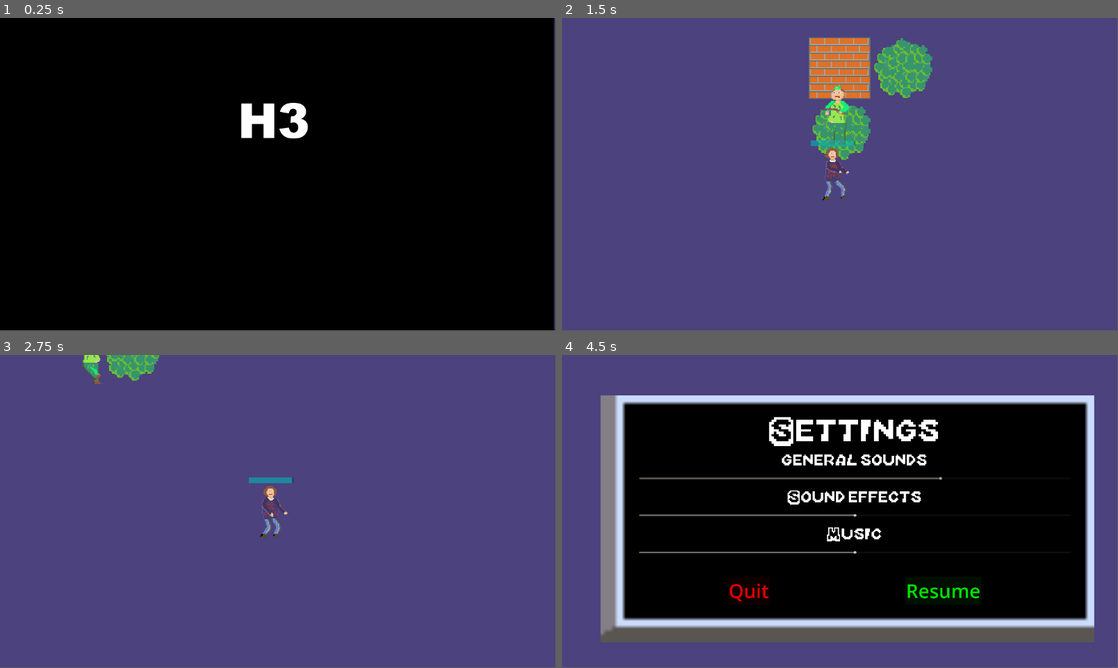
Above: before the commit, frames 1-4 (two rows, left to right).
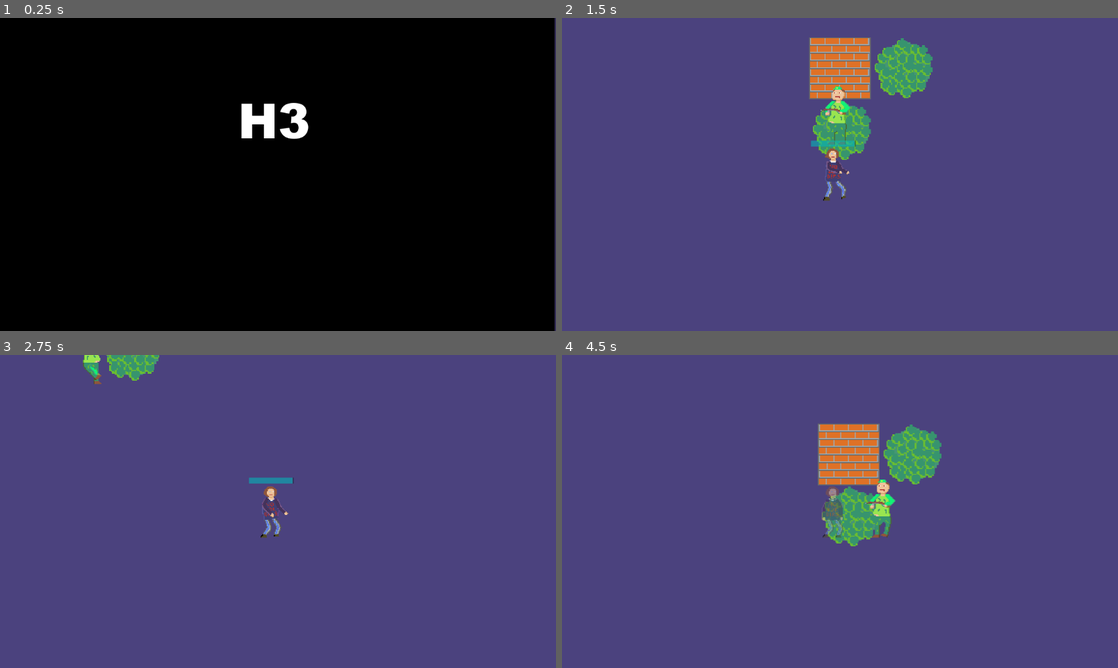
Above: after the commit, the same moments.

Repository: H3LL0U/Shadow-game-prjct
Game: Godot game, scene res://objects/levels/start_credits.tscn
The game is run twice, just before and just after one commit, with the same random seed, the same clock (stepped at 60 frames per second) and the same inputs.
Inputs (mouse positions are in pixels of both pictures, inside the frame that each line leads up to):
- Up to frame 1 (0.25 s): no input
- Up to frame 2 (1.5 s): tap Enter at 0.5 s; move the mouse to (962, 158) at 0.52 s; hold Right (move_right) 0.53-1.28 s; tap Space (next) at 0.6 s; move the mouse to (728, 190) at 1.27 s; hold S (move_down) from 1.28 s (still down); tap Shift (sprint) at 1.35 s
- Up to frame 3 (2.75 s): move the mouse to (333, 442) at 2.02 s; release S (move_down) at 2.03 s; hold Right (move_right) from 2.03 s (still down); tap E (use) at 2.1 s
- Up to frame 4 (4.5 s): move the mouse to (812, 574) at 2.77 s; release Right (move_right) at 2.78 s; hold Up (move_up) 2.78-3.53 s; tap Mouse wheel up (zoom_in) at 2.85 s; move the mouse to (1006, 558) at 3.52 s; hold A (move_left) 3.53-4.25 s; tap Mouse wheel down (zoom_out) at 3.6 s; tap Escape (settings_open) at 4.15 s; click (767, 561) at 4.25 s, where only the run after the commit has a clickable "Retry"
In our replay, the window is 799x449 before the commit and 800x450 after it. These sizes can differ from the game's own. Grey fills any space a smaller window leaves; there, only what the larger window draws over its background counts as a difference.

The runs differ from the first frame. In frame 1, 0.5% of the frame differs, in the area x 43-100%, y 0-100%; in frame 2, 1.0%; in frame 3, 0.2%; in frame 4, 70%, in the area x 6-96%, y 12-92%.

Commit message:
lvl selection added

Diff:
--- a/Scripts/Character Scripts/main_character.gd
+++ b/Scripts/Character Scripts/main_character.gd
@@ -27,6 +27,7 @@
 	is_dead = true
 	#get_tree().reload_current_scene()
 	$animation.play("surrender")
+	$"main camera/death_window".visible = true
 
 func _physics_process(delta: float) -> void:
 	# Running logic
--- /dev/null
+++ b/Scripts/UI scripts/death_window.gd
@@ -0,0 +1,9 @@
+extends Node2D
+
+
+func _on_reset_pressed():
+	get_tree().reload_current_scene()
+
+
+func _on_quit_pressed():
+	get_tree().change_scene_to_file("res://objects/levels/main_menu.tscn")
--- /dev/null
+++ b/Scripts/UI scripts/level_select_btn.gd
@@ -0,0 +1,20 @@
+extends Button
+
+var locked = true
+@export var lvl_num = 1
+@onready var settings_vars = get_node("/root/SettingsVars")
+func _ready():
+	if settings_vars.max_lvl_reached+1>=lvl_num:
+		locked = false
+	else:
+		locked = true
+	if not locked:
+		$lock.visible = false
+	$".".text = str(lvl_num)
+
+
+
+
+func _on_pressed():
+	if not locked:
+		get_tree().change_scene_to_file("res://objects/levels/level_"+str(lvl_num)+".tscn")
--- /dev/null
+++ b/Scripts/UI scripts/level_selector.gd
@@ -0,0 +1,8 @@
+extends Node2D
+
+
+
+
+
+func _on_close_pressed():
+	visible = false
--- a/Scripts/level scripts/main menu UI.gd
+++ b/Scripts/level scripts/main menu UI.gd
@@ -1,18 +1,13 @@
 extends Control
 
-
+@onready var settings_vars = get_node("/root/SettingsVars")
 # Called when the node enters the scene tree for the first time.
 func _ready():
 	$VBoxContainer/Play.grab_focus()
 
 
-# Called every frame. 'delta' is the elapsed time since the previous frame.
-func _process(delta):
-	pass
-
-
 func _on_button_pressed():
-	get_tree().change_scene_to_file("res://objects/levels/main_vilage.tscn")
+	get_tree().change_scene_to_file("res://objects/levels/level_"+str(settings_vars.max_lvl_reached+1)+".tscn")
 
 
 func _on_quit_pressed():
@@ -21,3 +16,7 @@
 
 func _on_settings_pressed():
 	$"../settings".visible = true
+
+
+func _on_levels_pressed():
+	$"../levels_menu".visible = true
--- a/Scripts/setting vars/settings_vars.gd
+++ b/Scripts/setting vars/settings_vars.gd
@@ -1,5 +1,5 @@
 extends Node
-
+#volume settings
 var db_general = 70
 var db_sfx = 50
 var db_music = 50
@@ -10,3 +10,6 @@
 
 var min_db_music = -30
 var min_db_sfx = -30
+
+#level settings
+var max_lvl_reached = 0
--- /dev/null
+++ b/objects/UI/death_window.tscn
@@ -0,0 +1,54 @@
+[gd_scene load_steps=4 format=3 uid="uid://dcar1psjn671f"]
+
+[ext_resource type="Script" path="res://Scripts/UI scripts/death_window.gd" id="1_mihcu"]
+[ext_resource type="Texture2D" uid="uid://bb3cwv6swlqnc" path="res://assets/sprites/UI/screen.png" id="2_w8rlo"]
+[ext_resource type="FontFile" uid="uid://dm4canr8av6iq" path="res://assets/fonts/Mario-Kart-DS.ttf" id="3_ckoba"]
+
+[node name="death_window" type="Node2D"]
+z_index = 3
+script = ExtResource("1_mihcu")
+
+[node name="Sprite2D" type="Sprite2D" parent="."]
+position = Vector2(571, 317)
+scale = Vector2(7, 7)
+texture = ExtResource("2_w8rlo")
+
+[node name="Label" type="Label" parent="."]
+offset_left = 56.0
+offset_top = 130.0
+offset_right = 10888.0
+offset_bottom = 2380.0
+scale = Vector2(0.1, 0.1)
+theme_override_fonts/font = ExtResource("3_ckoba")
+theme_override_font_sizes/font_size = 1000
+text = "You have been
+ spotted"
+horizontal_alignment = 1
+vertical_alignment = 1
+
+[node name="reset" type="Button" parent="."]
+process_priority = 3
+modulate = Color(0, 1, 0, 1)
+offset_left = 279.0
+offset_top = 383.0
+offset_right = 675.001
+offset_bottom = 528.0
+scale = Vector2(0.5, 0.5)
+theme_override_font_sizes/font_size = 100
+action_mode = 0
+text = "Retry
+"
+
+[node name="quit" type="Button" parent="."]
+process_priority = 3
+self_modulate = Color(1, 0, 0, 1)
+offset_left = 739.0
+offset_top = 386.0
+offset_right = 956.0
+offset_bottom = 531.0
+scale = Vector2(0.5, 0.5)
+theme_override_font_sizes/font_size = 100
+text = "Quit"
+
+[connection signal="pressed" from="reset" to="." method="_on_reset_pressed"]
+[connection signal="pressed" from="quit" to="." method="_on_quit_pressed"]
--- /dev/null
+++ b/objects/UI/level_select_btn.tscn
@@ -0,0 +1,20 @@
+[gd_scene load_steps=3 format=3 uid="uid://urwipf16jx2m"]
+
+[ext_resource type="Script" path="res://Scripts/UI scripts/level_select_btn.gd" id="1_u7316"]
+[ext_resource type="Texture2D" uid="uid://dtlnfc3lrmffd" path="res://assets/sprites/UI/lock_with_chains.png" id="2_q4dq0"]
+
+[node name="level_select_btn" type="Button"]
+offset_left = 202.0
+offset_top = 118.0
+offset_right = 289.0
+offset_bottom = 198.0
+theme_override_font_sizes/font_size = 50
+text = "1"
+script = ExtResource("1_u7316")
+
+[node name="lock" type="Sprite2D" parent="."]
+position = Vector2(44, 41)
+scale = Vector2(0.13, 0.13)
+texture = ExtResource("2_q4dq0")
+
+[connection signal="pressed" from="." to="." method="_on_pressed"]
--- /dev/null
+++ b/objects/UI/level_selector.tscn
@@ -0,0 +1,153 @@
+[gd_scene load_steps=4 format=3 uid="uid://crncd6vvj37m"]
+
+[ext_resource type="Script" path="res://Scripts/UI scripts/level_selector.gd" id="1_2o6k6"]
+[ext_resource type="Texture2D" uid="uid://bb3cwv6swlqnc" path="res://assets/sprites/UI/screen.png" id="1_icwjy"]
+[ext_resource type="PackedScene" uid="uid://urwipf16jx2m" path="res://objects/UI/level_select_btn.tscn" id="2_nsbsm"]
+
+[node name="levels_menu" type="Node2D"]
+visible = false
+z_index = 3
+script = ExtResource("1_2o6k6")
+
+[node name="Sprite2D" type="Sprite2D" parent="."]
+position = Vector2(554, 318.5)
+scale = Vector2(7, 8.32813)
+texture = ExtResource("1_icwjy")
+
+[node name="Control" type="Control" parent="."]
+layout_mode = 3
+anchors_preset = 0
+offset_left = 172.0
+offset_top = 85.0
+offset_right = 955.0
+offset_bottom = 505.0
+
+[node name="level_select_btn" parent="Control" instance=ExtResource("2_nsbsm")]
+layout_mode = 0
+offset_left = 50.0
+offset_top = 50.0
+offset_right = 137.0
+offset_bottom = 130.0
+
+[node name="level_select_btn2" parent="Control" instance=ExtResource("2_nsbsm")]
+layout_mode = 0
+offset_left = 200.0
+offset_top = 50.0
+offset_right = 287.0
+offset_bottom = 130.0
+lvl_num = 2
+
+[node name="level_select_btn3" parent="Control" instance=ExtResource("2_nsbsm")]
+layout_mode = 0
+offset_left = 350.0
+offset_top = 50.0
+offset_right = 437.0
+offset_bottom = 130.0
+lvl_num = 3
+
+[node name="level_select_btn4" parent="Control" instance=ExtResource("2_nsbsm")]
+layout_mode = 0
+offset_left = 500.0
+offset_top = 50.0
+offset_right = 587.0
+offset_bottom = 130.0
+lvl_num = 4
+
+[node name="level_select_btn5" parent="Control" instance=ExtResource("2_nsbsm")]
+layout_mode = 0
+offset_left = 650.0
+offset_top = 50.0
+offset_right = 737.0
+offset_bottom = 130.0
+lvl_num = 4
+
+[node name="level_select_btn6" parent="Control" instance=ExtResource("2_nsbsm")]
+layout_mode = 0
+offset_left = 50.0
+offset_top = 169.0
+offset_right = 137.0
+offset_bottom = 249.0
+lvl_num = 5
+
+[node name="level_select_btn7" parent="Control" instance=ExtResource("2_nsbsm")]
+layout_mode = 0
+offset_left = 200.0
+offset_top = 169.0
+offset_right = 287.0
+offset_bottom = 249.0
+lvl_num = 6
+
+[node name="level_select_btn8" parent="Control" instance=ExtResource("2_nsbsm")]
+layout_mode = 0
+offset_left = 350.0
+offset_top = 169.0
+offset_right = 437.0
+offset_bottom = 249.0
+lvl_num = 7
+
+[node name="level_select_btn9" parent="Control" instance=ExtResource("2_nsbsm")]
+layout_mode = 0
+offset_left = 500.0
+offset_top = 169.0
+offset_right = 587.0
+offset_bottom = 249.0
+lvl_num = 8
+
+[node name="level_select_btn10" parent="Control" instance=ExtResource("2_nsbsm")]
+layout_mode = 0
+offset_left = 650.0
+offset_top = 169.0
+offset_right = 737.0
+offset_bottom = 249.0
+lvl_num = 9
+
+[node name="level_select_btn11" parent="Control" instance=ExtResource("2_nsbsm")]
+layout_mode = 0
+offset_left = 50.0
+offset_top = 291.0
+offset_right = 137.0
+offset_bottom = 371.0
+lvl_num = 10
+
+[node name="level_select_btn12" parent="Control" instance=ExtResource("2_nsbsm")]
+layout_mode = 0
+offset_left = 200.0
+offset_top = 291.0
+offset_right = 287.0
+offset_bottom = 371.0
+lvl_num = 11
+
+[node name="level_select_btn13" parent="Control" instance=ExtResource("2_nsbsm")]
+layout_mode = 0
+offset_left = 350.0
+offset_top = 291.0
+offset_right = 437.0
+offset_bottom = 371.0
+lvl_num = 12
+
+[node name="level_select_btn14" parent="Control" instance=ExtResource("2_nsbsm")]
+layout_mode = 0
+offset_left = 500.0
+offset_top = 291.0
+offset_right = 587.0
+offset_bottom = 371.0
+lvl_num = 13
+
+[node name="level_select_btn15" parent="Control" instance=ExtResource("2_nsbsm")]
+layout_mode = 0
+offset_left = 650.0
+offset_top = 291.0
+offset_right = 737.0
+offset_bottom = 371.0
+lvl_num = 14
+
+[node name="close" type="Button" parent="."]
+self_modulate = Color(1, 0, 0, 1)
+offset_left = 930.0
+offset_top = 70.0
+offset_right = 986.0
+offset_bottom = 118.0
+theme_override_font_sizes/font_size = 30
+text = "X"
+
+[connection signal="pressed" from="close" to="." method="_on_close_pressed"]
--- a/objects/characters/main_character.tscn
+++ b/objects/characters/main_character.tscn
@@ -1,10 +1,11 @@
-[gd_scene load_steps=13 format=3 uid="uid://d1o4khlfib6yy"]
+[gd_scene load_steps=14 format=3 uid="uid://d1o4khlfib6yy"]
 
 [ext_resource type="Script" path="res://Scripts/Character Scripts/main_character.gd" id="1_a376k"]
 [ext_resource type="Script" path="res://Scripts/main camera.gd" id="3_igm6f"]
 [ext_resource type="Texture2D" uid="uid://cfucigxftpnk8" path="res://assets/sprites/Characters/main_character/no_borders_guy.png" id="3_x8x3o"]
 [ext_resource type="PackedScene" uid="uid://bdafmadqxyln4" path="res://objects/UI/settings.tscn" id="5_i4qrj"]
 [ext_resource type="PackedScene" uid="uid://d0xwke4rjx5nu" path="res://objects/UI/text_box.tscn" id="5_kcxxq"]
+[ext_resource type="PackedScene" uid="uid://dcar1psjn671f" path="res://objects/UI/death_window.tscn" id="6_x4xfv"]
 
 [sub_resource type="RectangleShape2D" id="RectangleShape2D_h7d8i"]
 size = Vector2(8, 20.5)
@@ -111,6 +112,11 @@
 position = Vector2(-425, 2675)
 scale = Vector2(12.5, 12.5)
 
+[node name="death_window" parent="main camera" instance=ExtResource("6_x4xfv")]
+visible = false
+position = Vector2(-5655, -2920)
+scale = Vector2(10, 10)
+
 [node name="animation" type="AnimationPlayer" parent="."]
 libraries = {
 "": SubResource("AnimationLibrary_e5ski")
--- a/objects/levels/main_vilage.tscn
+++ b/objects/levels/level_1.tscn
@@ -1,9 +1,9 @@
 [gd_scene load_steps=8 format=3 uid="uid://dg00x025ddmdc"]
 
-[ext_resource type="PackedScene" uid="uid://d1o4khlfib6yy" path="res://objects/characters/main_character.tscn" id="2_12gew"]
-[ext_resource type="Texture2D" uid="uid://hw2bbow0r6v2" path="res://assets/sprites/blocks/Shadow game sprites.png" id="4_fwsh0"]
-[ext_resource type="PackedScene" uid="uid://bbax2gt3os5de" path="res://objects/triggers/text_trigger.tscn" id="4_o31j0"]
-[ext_resource type="PackedScene" uid="uid://bkre5wcgrcw0b" path="res://objects/characters/military_man.tscn" id="5_rup8u"]
+[ext_resource type="PackedScene" uid="uid://d1o4khlfib6yy" path="res://objects/characters/main_character.tscn" id="1_v1r6g"]
+[ext_resource type="PackedScene" uid="uid://bbax2gt3os5de" path="res://objects/triggers/text_trigger.tscn" id="2_54lqn"]
+[ext_resource type="PackedScene" uid="uid://bkre5wcgrcw0b" path="res://objects/characters/military_man.tscn" id="3_s8ean"]
+[ext_resource type="Texture2D" uid="uid://hw2bbow0r6v2" path="res://assets/sprites/blocks/Shadow game sprites.png" id="4_052h7"]
 
 [sub_resource type="Curve2D" id="Curve2D_qm1lm"]
 _data = {
--- a/objects/levels/main_menu.tscn
+++ b/objects/levels/main_menu.tscn
@@ -8,6 +8,7 @@
 [ext_resource type="Script" path="res://Scripts/level scripts/main menu UI.gd" id="5_ixfto"]
 [ext_resource type="FontFile" uid="uid://dm4canr8av6iq" path="res://assets/fonts/Mario-Kart-DS.ttf" id="7_4n4r6"]
 [ext_resource type="PackedScene" uid="uid://bdafmadqxyln4" path="res://objects/UI/settings.tscn" id="8_b33tb"]
+[ext_resource type="PackedScene" uid="uid://crncd6vvj37m" path="res://objects/UI/level_selector.tscn" id="9_rgn4f"]
 
 [sub_resource type="TileSetScenesCollectionSource" id="TileSetScenesCollectionSource_mv2lp"]
 resource_name = "backgrounds"
@@ -47,10 +48,10 @@
 
 [node name="VBoxContainer" type="VBoxContainer" parent="main menu UI"]
 layout_mode = 0
-offset_left = 710.0
-offset_top = 288.0
-offset_right = 999.0
-offset_bottom = 582.0
+offset_left = 635.0
+offset_top = 203.0
+offset_right = 924.0
+offset_bottom = 497.0
 theme_override_constants/separation = 30
 alignment = 1
 
@@ -63,6 +64,12 @@
 layout_mode = 2
 theme_override_font_sizes/font_size = 50
 text = "Settings"
+
+[node name="levels" type="Button" parent="main menu UI/VBoxContainer"]
+layout_mode = 2
+theme_override_font_sizes/font_size = 50
+text = "Levels
+"
 
 [node name="Quit" type="Button" parent="main menu UI/VBoxContainer"]
 layout_mode = 2
@@ -90,6 +97,9 @@
 
 [node name="settings" parent="." instance=ExtResource("8_b33tb")]
 
+[node name="levels_menu" parent="." instance=ExtResource("9_rgn4f")]
+
 [connection signal="pressed" from="main menu UI/VBoxContainer/Play" to="main menu UI" method="_on_button_pressed"]
 [connection signal="pressed" from="main menu UI/VBoxContainer/Settings" to="main menu UI" method="_on_settings_pressed"]
+[connection signal="pressed" from="main menu UI/VBoxContainer/levels" to="main menu UI" method="_on_levels_pressed"]
 [connection signal="pressed" from="main menu UI/VBoxContainer/Quit" to="main menu UI" method="_on_quit_pressed"]
--- a/project.godot
+++ b/project.godot
@@ -17,6 +17,11 @@
 [autoload]
 
 SettingsVars="*res://Scripts/setting vars/settings_vars.gd"
+
+[display]
+
+window/size/mode=3
+window/stretch/mode="viewport"
 
 [input]
 
Binary file added: assets/sprites/UI/lock_with_chains.png
Not shown, added: assets/sprites/UI/lock_with_chains.png.import
Not shown: 3 places in objects/levels/level_1.tscn that only renumber resources
Not shown: 1 places in objects/levels/main_menu.tscn that only renumber resources
